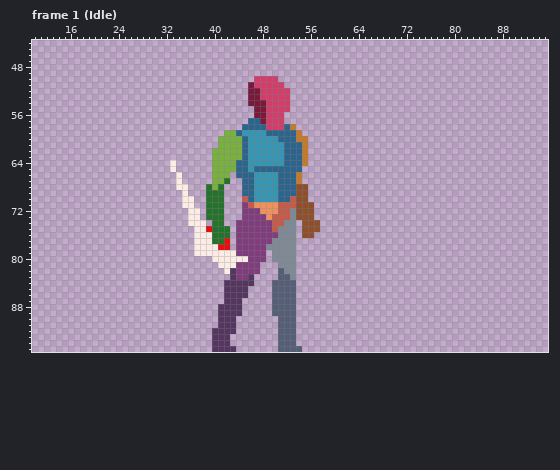
Pixel-art file -- asset/art/player/Character Blueprint.aseprite. The picture above was drawn from the file before the commit.
96x96 pixels, 31 frames. Shown: frame 1 (Idle): x 10..95, y 44..95. The commit also changed other frames, which this record leaves out.
Now the later version:
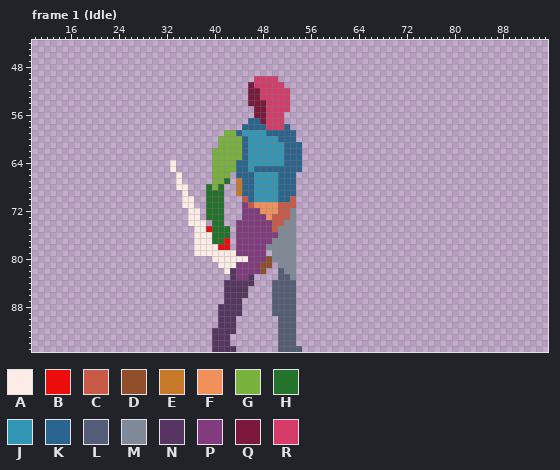
Palette (. is transparent): A #fcece5  B #ec0c0c  C #c95a48  D #904e2a  E #c67928  F #f29059  G #78b23c  H #23732b  J #3297b6  K #2a658f  L #555e78  M #7f8998  N #573563  P #813b7e  Q #7c183c  R #d53c6a
From old to new:
Frame 1 (Idle), layer "Left Hand":
The author put colour D in row 80 at x 49; in row 81 at x 48 to 49; in row 82 at x 48.
The author put colour E in rows 67 to 69 at x 44.
The edit erases colour D in rows 68 to 70 at x 54 to 55; in rows 71 to 73 at x 54 to 56; in rows 74 to 75 at x 55 to 57; in row 76 at x 55 to 56.
The edit erases colour E in row 58 at x 53; in row 59 at x 54; in row 60 at x 54 to 55; in rows 61 to 64 at x 55; in rows 66 to 67 at x 54.
